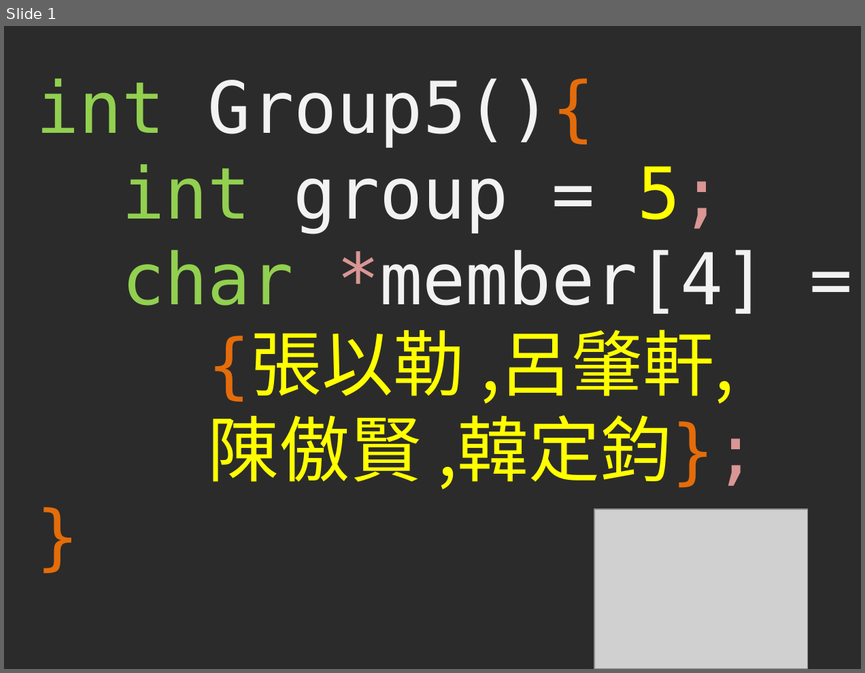
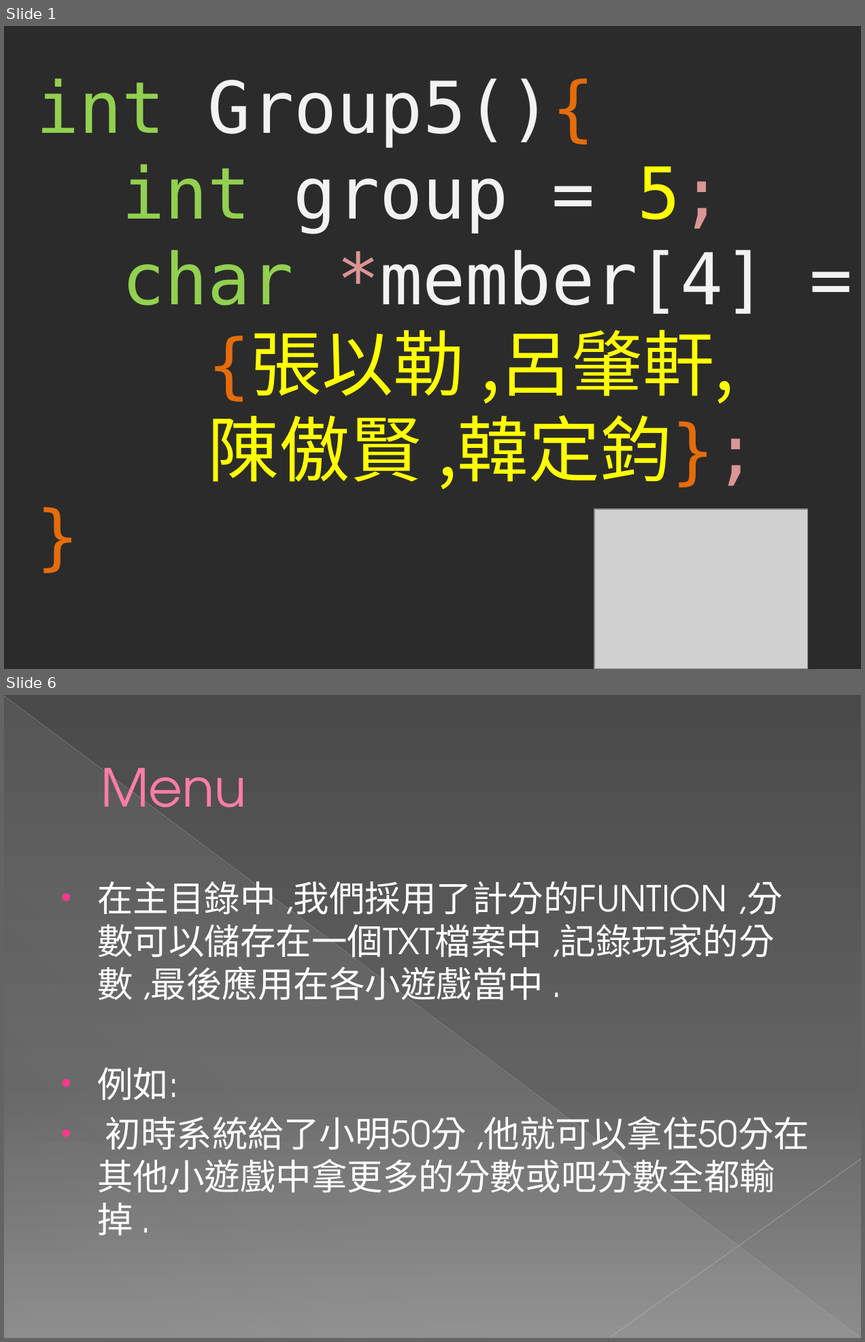
Before and after one commit to hihison/Group5_Project, a slide deck: 001.pptx. Shown one above the other, each under a label of ours: slide 1 before the commit, slides 1 and 6 after it; the slides between them are not shown. The pictures are 865x673 and 865x1342 pixels, drawn with LibreOffice and Linux fonts; fonts in the diff are those of the drawing; grey boxes stand for pictures; background and template pictures are left out; a plain dark background stands for a picture behind light text. Boxes give left, top, right and bottom in pixels: in the first picture for what was removed or moved away, otherwise in the second. Text is boxed around its words. In the diff, an @@ line names an element or a change of style, - is before the commit and + after.

```diff
--- a/001.pptx
+++ b/001.pptx
@@ slide 6 added at bbox=[4, 695, 861, 1338], background gradient #4A4A4A to #626262 to #8C8C8C @@
@@ line added from (4, 696) to (860, 1337), #BFBFBF 0.39 pt @@
@@ right triangle added at bbox=[5, 697, 860, 1338], fill gradient #D2D2D2 @@
@@ title added at bbox=[101, 768, 247, 807], 44 pt, text #FF7DA7 @@
+Menu
@@ text added at bbox=[97, 881, 809, 1163], 30 pt, text #FFFFFF @@
+• 在主目錄中 ,我們採用了計分的FUNTION ,分數可以儲存在一個TXT檔案中 ,記錄玩家的分數 ,最後應用在各小遊戲當中 .
+• 例如:
+• 初時系統給了小明50分 ,他就可以拿住50分在其他小遊戲中拿更多的分數或吧分數全都輸掉 .
@@ line added from (861, 1159) to (610, 1337), #C6C6C6 0.47 pt @@
```
Also in this commit, not shown: 4 slides changed, 5 other slides added, 5 slides removed.
